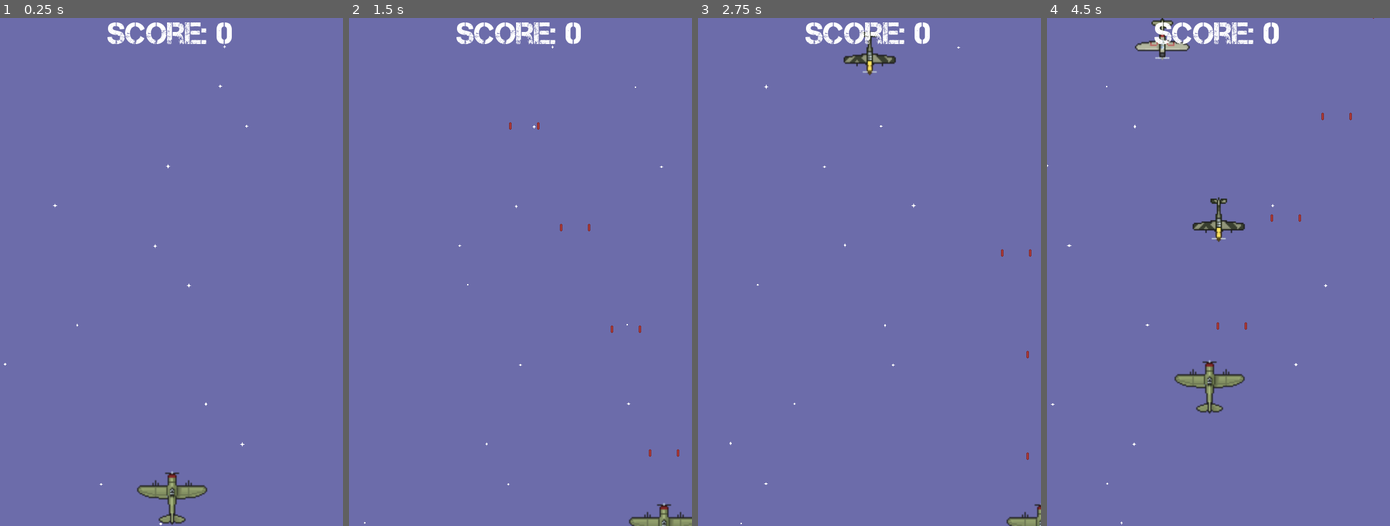
Above: before the commit, frames 1-4 (left to right).
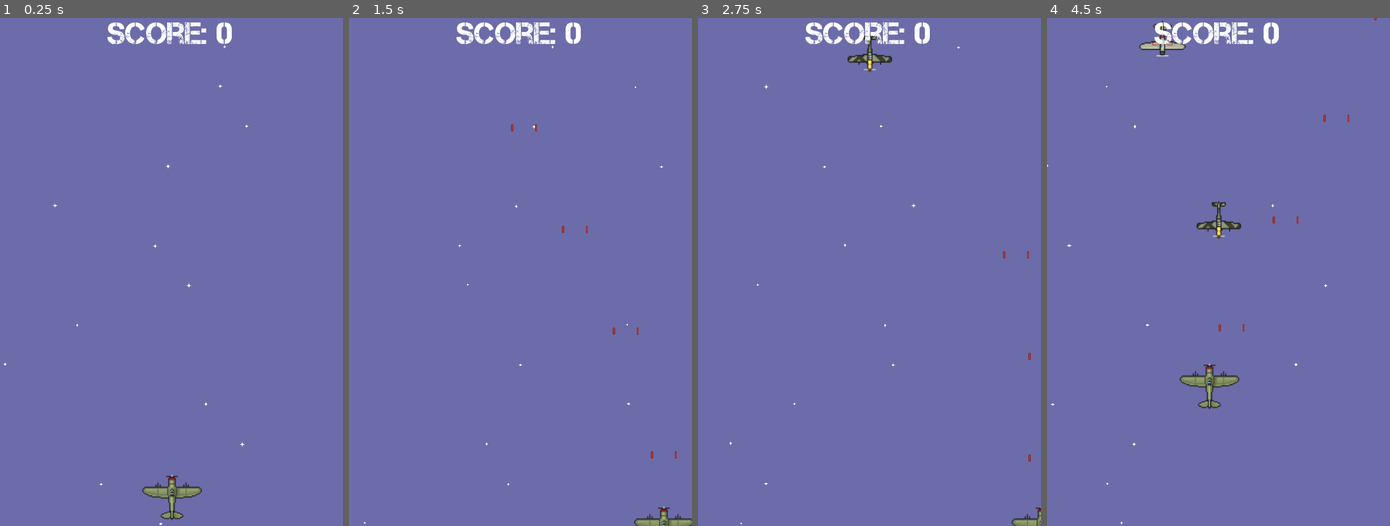
Above: after the commit, the same moments.

Repository: lovetocode/operation_thumbtack
Game: Godot game, scene res://scenes/level_01.tscn
Two runs of this game, one before a commit and one after it. Both use one fixed random seed, a clock stepped at 60 frames per second and the inputs below.
Inputs:
- Up to frame 1 (0.25 s): no input
- Up to frame 2 (1.5 s): hold D (move_right) 0.53-1.28 s; hold Space (shoot) 0.53-1.28 s; hold S (move_down) from 1.28 s (still down); tap Space (shoot) at 1.35 s
- Up to frame 3 (2.75 s): release S (move_down) at 2.03 s; hold D (move_right) from 2.03 s (still down); hold Space (shoot) from 2.03 s (still down)
- Up to frame 4 (4.5 s): release D (move_right) at 2.78 s; release Space (shoot) at 2.78 s; hold W (move_up) 2.78-3.53 s; tap Space (shoot) at 2.85, 4.35 s; hold Space (shoot) 3.53-4.28 s; hold A (move_left) from 3.53 s (still down)

The runs differ from the first frame. In frame 1, 0.6% of the frame differs, in the area x 39-61%, y 89-100%; in frame 2, 0.4%; in frame 3, 0.5%; in frame 4, 1.3%, in the area x 25-97%, y 0-78%.

Commit message:
Adjusted size of player and enemy.

Diff:
--- a/scenes/enemy.tscn
+++ b/scenes/enemy.tscn
@@ -4,7 +4,7 @@
 [ext_resource type="Texture2D" uid="uid://bgu73hji17as" path="res://assets/planeSprites/GER_bf109.png" id="2_cfsik"]
 
 [node name="Germany" type="Area2D"]
-scale = Vector2(2, 2)
+scale = Vector2(1.7, 1.7)
 collision_layer = 2
 collision_mask = 5
 script = ExtResource("1_kq53t")
--- a/scenes/player.tscn
+++ b/scenes/player.tscn
@@ -4,7 +4,7 @@
 [ext_resource type="Texture2D" uid="uid://den75aqhodmmx" path="res://assets/planeSprites/US_p47.png" id="1_i4eu6"]
 
 [node name="Player" type="CharacterBody2D" groups=["player"]]
-scale = Vector2(2, 2)
+scale = Vector2(1.7, 1.7)
 collision_mask = 2
 motion_mode = 1
 script = ExtResource("1_17r84")
